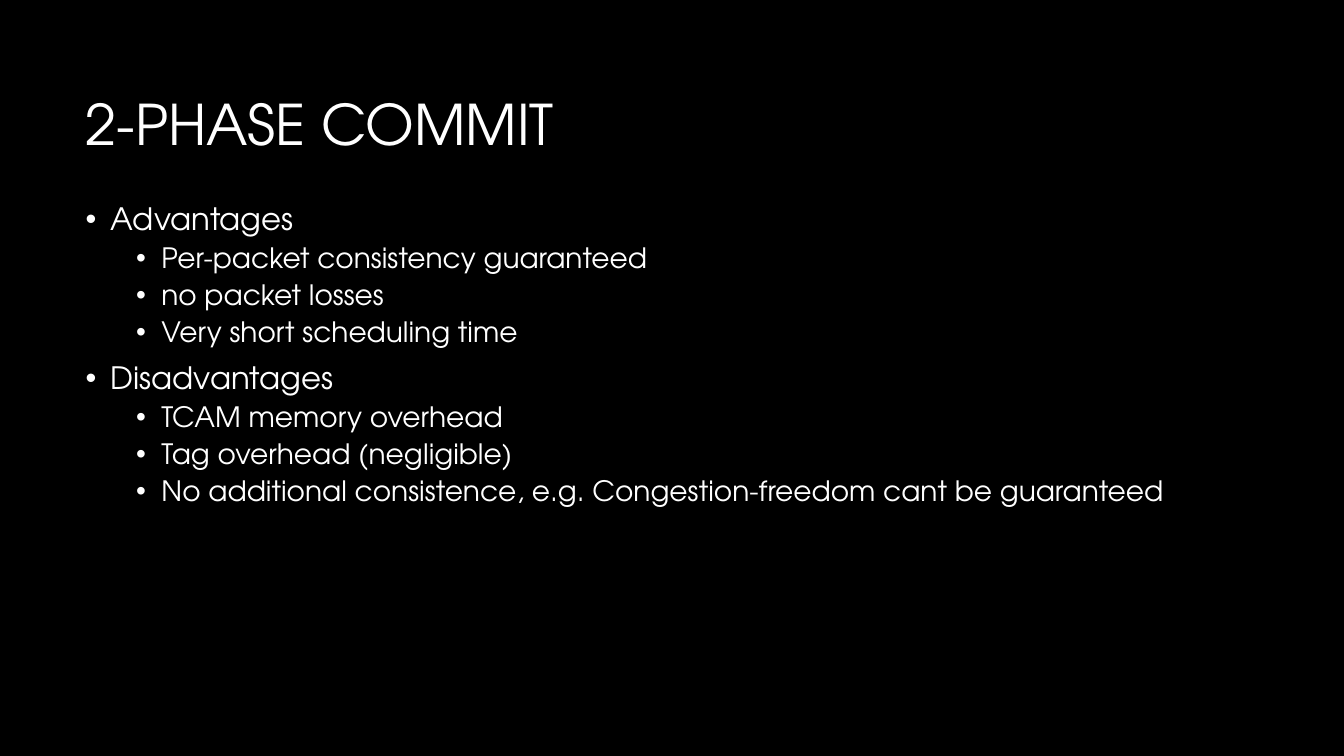
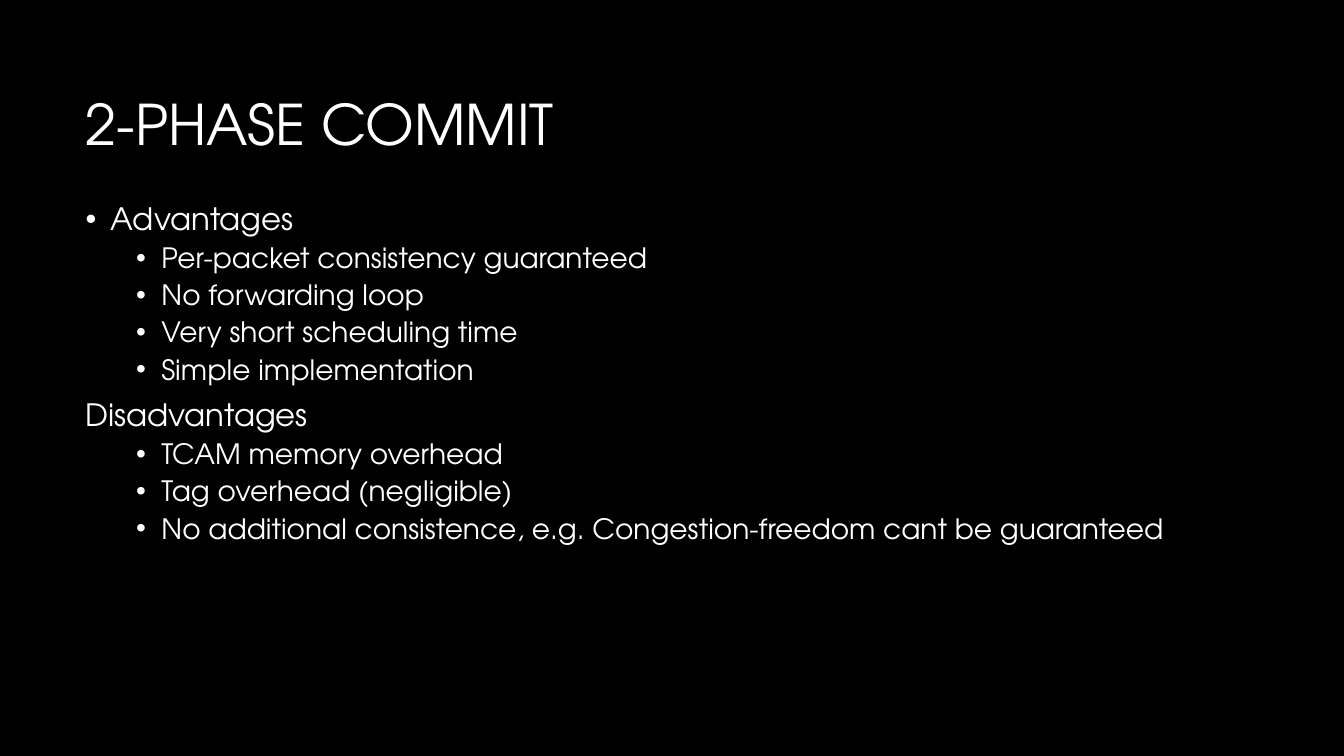
Before and after one commit to arshiarezaei/ConsistentAndFastNetworkUpdateInWirelessTimeSensitiveSoftware-DefinedNetworks, a slide deck: slide 2 of Presentation1.pptx. Drawn at 1344x756 pixels with LibreOffice and Linux fonts; fonts in the diff are those of the drawing; background and template pictures are left out. Boxes give left, top, right and bottom in pixels: in the first picture for what was removed or moved away, otherwise in the second. Text is boxed around its words. In the diff, an @@ line names an element or a change of style, - is before the commit and + after.

```diff
--- a/Presentation1.pptx
+++ b/Presentation1.pptx
@@ text at [161, 284, 423, 311]: text changed @@
-  • no packet losses
+  • No forwarding loop
@@ text at [161, 359, 473, 386]: paragraph added @@
+  • Simple implementation
@@ text at [86, 403, 308, 433]: bullet • to none @@
```
Also in this commit, not shown: 2 other slides changed, 9 slides added, 2 slides removed.
